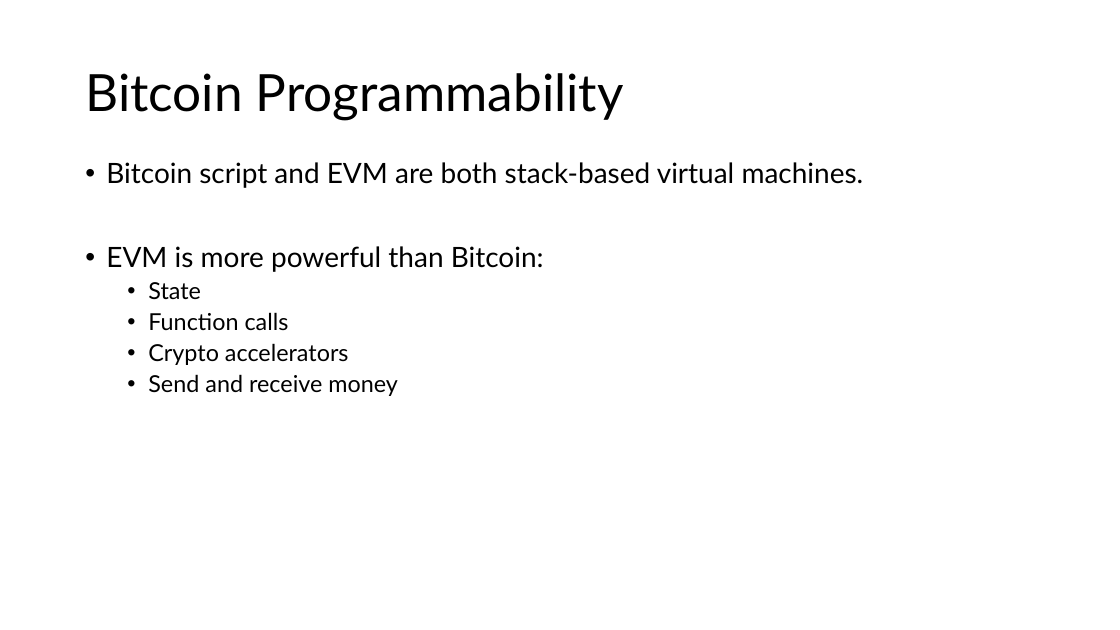
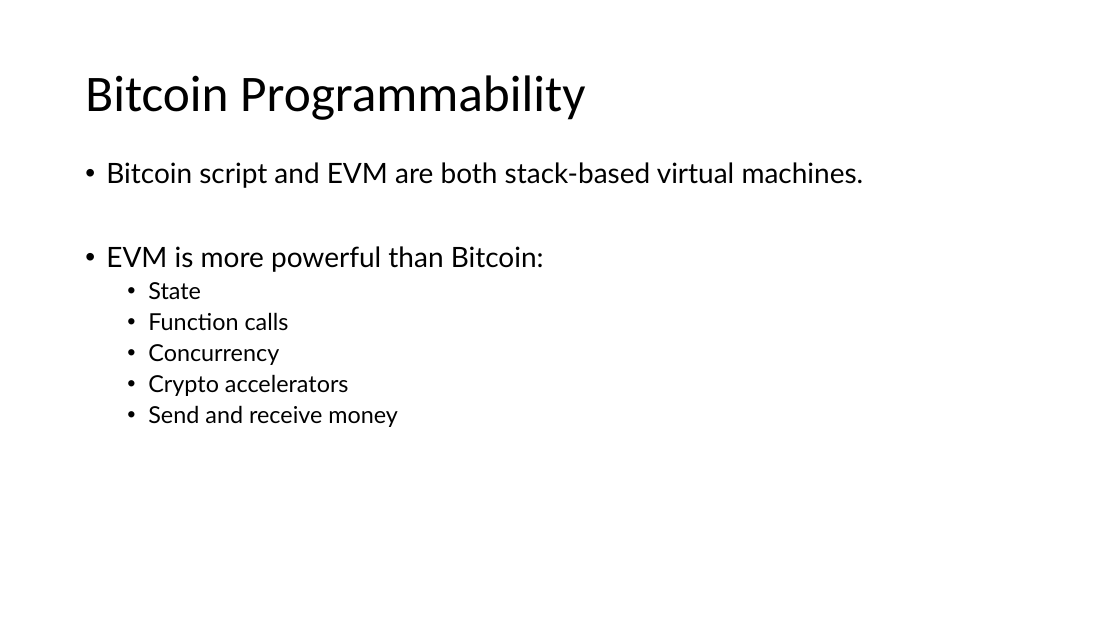
Before and after one commit to Bitcoin-Wildlife-Sanctuary/opcat-slides, a slide deck: slide 2 of opcat.pptx. Drawn at 1120x630 pixels with LibreOffice and Linux fonts; fonts in the diff are those of the drawing. Boxes give left, top, right and bottom in pixels: in the first picture for what was removed or moved away, otherwise in the second. Text is boxed around its words. In the diff, an @@ line names an element or a change of style, - is before the commit and + after.

```diff
--- a/opcat.pptx
+++ b/opcat.pptx
@@ title "Bitcoin Programmability" at [85,75,585,120]: font Lato to Calibri @@
@@ text at [148,344,279,365]: paragraph added @@
+  • Concurrency
```
Also in this commit, not shown: 48 other slides changed, 5 slides added, 1 slide removed.
